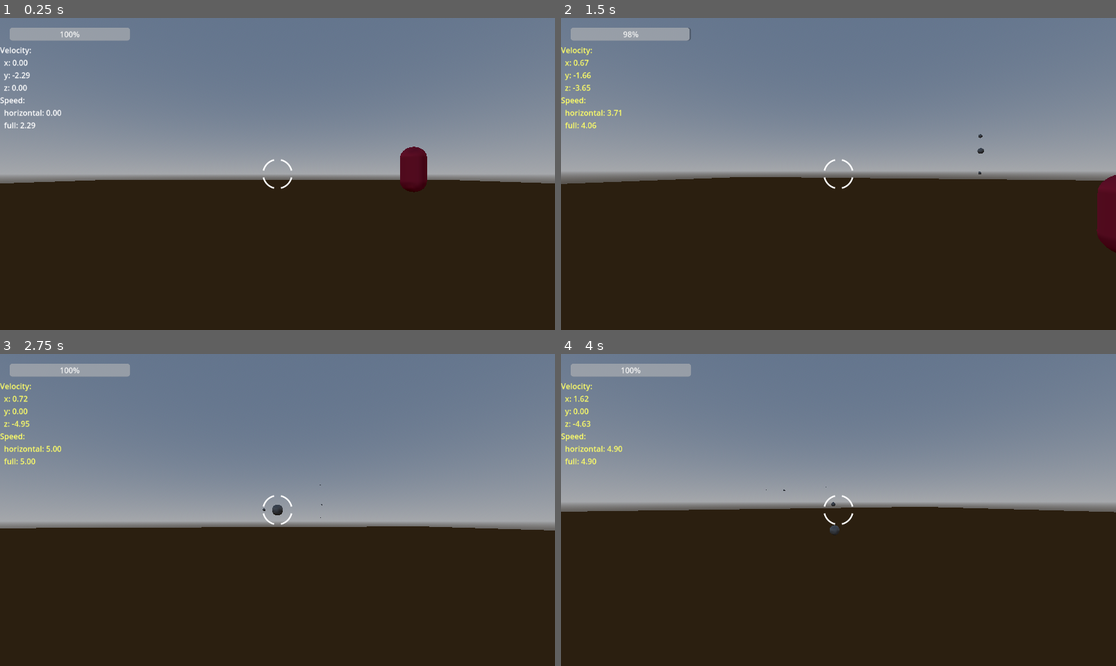
Above: before the commit, frames 1-4 (two rows, left to right).
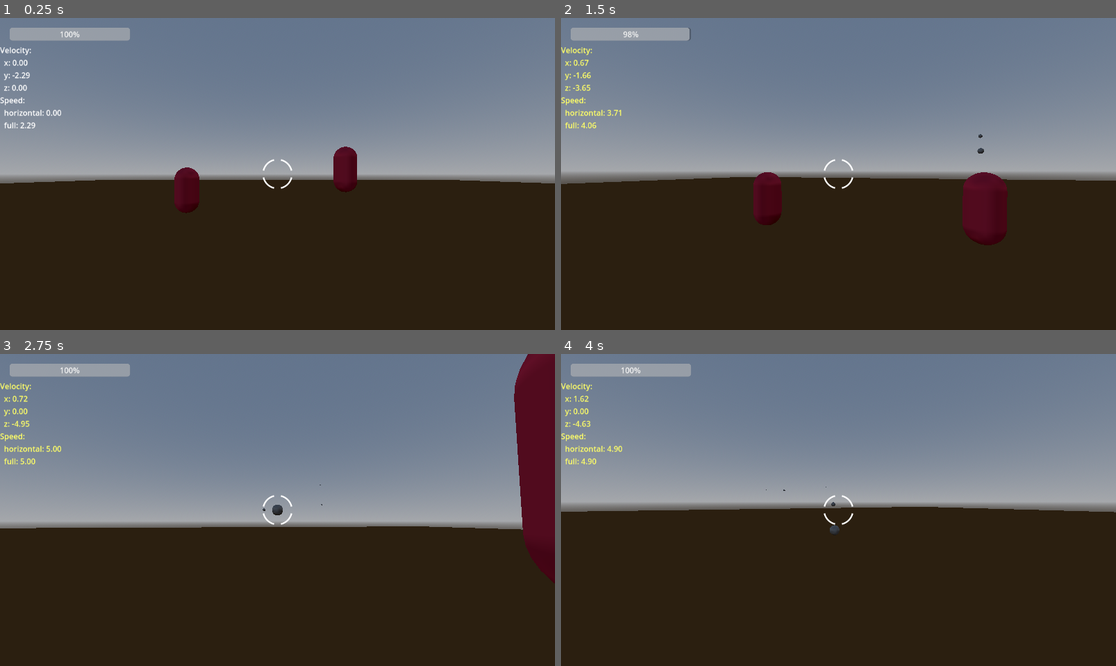
Above: after the commit, the same moments.

Repository: M4tt-/arena-fps
Game: Godot game, scene res://scenes/main/main.tscn
Same seed, same stepped clock (60 frames per second), same inputs: the game is played once before the commit and once after it.
Inputs (mouse positions are in pixels of both pictures, inside the frame that each line leads up to):
- Up to frame 1 (0.25 s): no input
- Up to frame 2 (1.5 s): tap Enter at 0.5 s; move the mouse to (866, 174) at 0.52 s; press the mouse at (866, 174) at 0.53 s; hold W (move_forward) from 0.53 s (still down); tap Space (jump) at 0.77 s; move the mouse to (810, 174) at 1.27 s; release the mouse at (810, 174) at 1.28 s; right-click (810, 174) at 1.35 s
- Up to frame 3 (2.75 s): keep holding W (move_forward); tap Space (jump) at 1.52 s; move the mouse to (288, 503) at 2.02 s; press the mouse at (288, 503) at 2.03 s
- Up to frame 4 (4 s): keep holding W (move_forward); move the mouse to (832, 516) at 2.77 s; release the mouse at (832, 516) at 2.78 s; right-click (832, 516) at 2.85 s; tap Space (jump) at 3.02, 3.77 s; move the mouse to (877, 513) at 3.52 s; press the mouse at (877, 513) at 3.53 s

The runs differ from the first frame. In frame 1, 1.8% of the frame differs, in the area x 31-77%, y 41-63%; in frame 2, 3.2%; in frame 3, 4.4%, in the area x 57-100%, y 0-74%; in frame 4, nothing differs.

Commit message:
Reverted enemy to be simple CharacterBOdy3D

Diff:
--- a/scripts/actors/enemies/enemy.gd
+++ b/scripts/actors/enemies/enemy.gd
@@ -1,4 +1,4 @@
-extends MomentumCharacterBody3D
+extends CharacterBody3D
 class_name Enemy
 
 enum Behavior { STATIC, HOVER, HOVER_STRAFE }
@@ -30,8 +30,6 @@
 	if gravity_scale != 0.0:
 		velocity += get_gravity() * gravity_scale * delta
 
-	integrate_external(delta)
-
 	match behavior:
 		Behavior.STATIC:
 			# Stand still (but still collides)
@@ -48,11 +46,7 @@
 			_apply_hover_and_strafe(delta)
 			# Damp the other directions
 			velocity.z = move_toward(velocity.z, 0.0, 5 * ground_friction * delta)
-	capture_pre_slide_velocity()
-	begin_move_with_external()
 	move_and_slide()
-	end_move_with_external()
-	exchange_momentum_after_move()
 
 func _apply_hover_only(delta: float) -> void:
 	# Vertical sinusoid around the start position.
--- a/scripts/main.gd
+++ b/scripts/main.gd
@@ -12,9 +12,9 @@
 func _ready() -> void:
 	_spawn_world()
 	_spawn_player()
-	#_spawn_enemy(Vector3(1,1,1), 0)
-	_spawn_enemy(Vector3(6,1,1), 1)
-	_spawn_enemy(Vector3(11.8,1,1), 2)
+	_spawn_enemy(Vector3(-4,1,1), 0)
+	_spawn_enemy(Vector3(3,1,1), 1)
+	_spawn_enemy(Vector3(11,1,1), 2)
 
 func _spawn_world() -> void:
 	if environment_scene:
